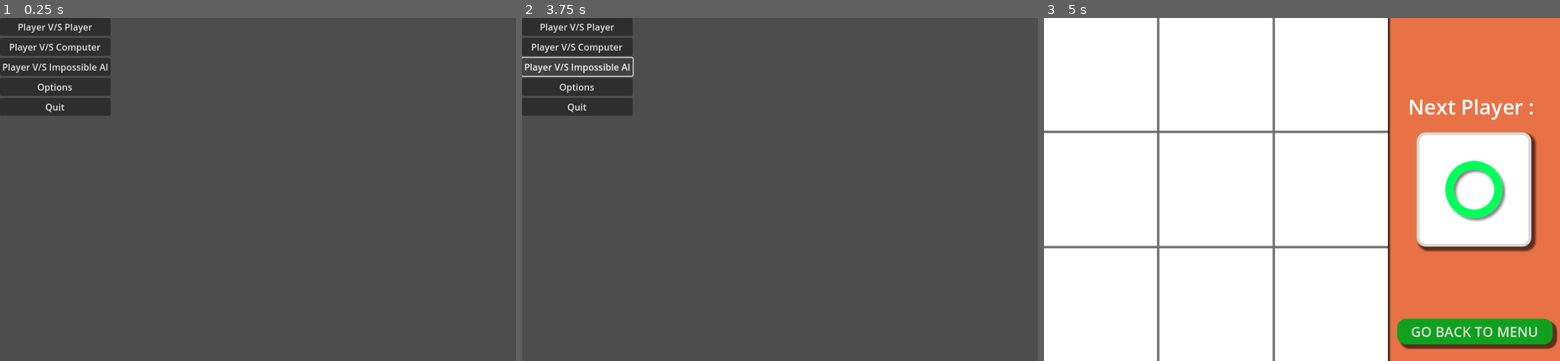
Above: before the commit, frames 1-3 (left to right).
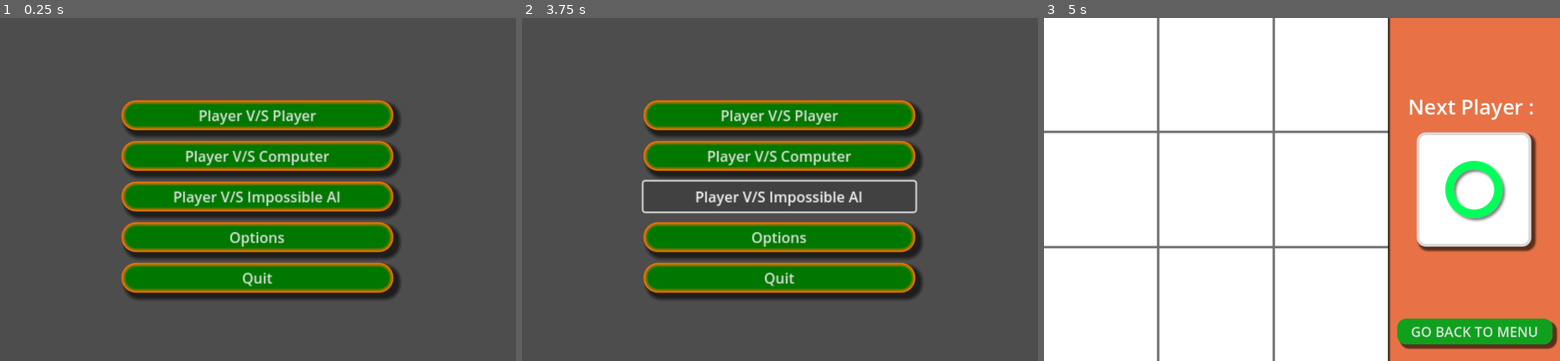
Above: after the commit, the same moments.

Repository: paramdholakia/tic-tac-toe-Godot
Game: Godot game, scene res://menu.tscn
The game is run twice, just before and just after one commit, with the same random seed, the same clock (stepped at 60 frames per second) and the same inputs. The project has no main scene, so this scene is started directly.
Inputs:
- Up to frame 1 (0.25 s): no input
- Up to frame 2 (3.75 s): click "Player V/S Player" at 0.5 s; click "GO BACK TO MENU" at 1.25 s; click "Player V/S Computer" at 2 s; click "GO BACK TO MENU" at 2.75 s; click "Player V/S Impossible AI" at 3.5 s
- Up to frame 3 (5 s): click "Player V/S Player" at 4.25 s

The runs differ from the first frame. In frame 1, 33% of the frame differs, in the area x 0-78%, y 0-82%; in frame 2, 28%; in frame 3, nothing differs.

Commit message:
Update export presets and demo menu styling with new button designs

Diff:
--- a/menu.tscn
+++ b/menu.tscn
@@ -1,42 +1,79 @@
-[gd_scene load_steps=2 format=3 uid="uid://bnd8bdilrpw2h"]
+[gd_scene load_steps=3 format=3 uid="uid://bnd8bdilrpw2h"]
 
 [ext_resource type="Script" path="res://menu.gd" id="1_tij3b"]
 
+[sub_resource type="StyleBoxFlat" id="StyleBoxFlat_5ml1o"]
+bg_color = Color(0, 0.470588, 0, 1)
+border_width_left = 5
+border_width_top = 5
+border_width_right = 5
+border_width_bottom = 5
+border_color = Color(1, 0.447059, 0, 1)
+border_blend = true
+corner_radius_top_left = 15
+corner_radius_top_right = 15
+corner_radius_bottom_right = 15
+corner_radius_bottom_left = 15
+shadow_size = 5
+shadow_offset = Vector2(5, 5)
+
 [node name="Menu" type="Control"]
 layout_mode = 3
-anchors_preset = 15
-anchor_right = 1.0
-anchor_bottom = 1.0
+anchors_preset = 8
+anchor_left = 0.5
+anchor_top = 0.5
+anchor_right = 0.5
+anchor_bottom = 0.5
+offset_left = -88.48
+offset_top = -50.0
+offset_right = -88.48
+offset_bottom = -50.0
 grow_horizontal = 2
 grow_vertical = 2
 script = ExtResource("1_tij3b")
 
 [node name="MarginContainer" type="MarginContainer" parent="."]
-layout_mode = 0
-offset_right = 40.0
-offset_bottom = 40.0
+layout_mode = 1
+anchors_preset = 8
+anchor_left = 0.5
+anchor_top = 0.5
+anchor_right = 0.5
+anchor_bottom = 0.5
+offset_left = -150.0
+offset_top = -100.0
+offset_right = 150.0
+offset_bottom = 100.0
+grow_horizontal = 2
+grow_vertical = 2
+scale = Vector2(1.58, 1.58)
 
 [node name="VBoxContainer" type="VBoxContainer" parent="MarginContainer"]
 layout_mode = 2
+theme_override_constants/separation = 12
 
 [node name="PVP" type="Button" parent="MarginContainer/VBoxContainer"]
 layout_mode = 2
+theme_override_styles/normal = SubResource("StyleBoxFlat_5ml1o")
 text = "Player V/S Player"
 
 [node name="PVC" type="Button" parent="MarginContainer/VBoxContainer"]
 layout_mode = 2
+theme_override_styles/normal = SubResource("StyleBoxFlat_5ml1o")
 text = "Player V/S Computer"
 
 [node name="PVAI" type="Button" parent="MarginContainer/VBoxContainer"]
 layout_mode = 2
+theme_override_styles/normal = SubResource("StyleBoxFlat_5ml1o")
 text = "Player V/S Impossible AI"
 
 [node name="Options" type="Button" parent="MarginContainer/VBoxContainer"]
 layout_mode = 2
+theme_override_styles/normal = SubResource("StyleBoxFlat_5ml1o")
 text = "Options"
 
 [node name="Exit" type="Button" parent="MarginContainer/VBoxContainer"]
 layout_mode = 2
+theme_override_styles/normal = SubResource("StyleBoxFlat_5ml1o")
 text = "Quit
 "
 
Not shown, changed: export_presets.cfg
